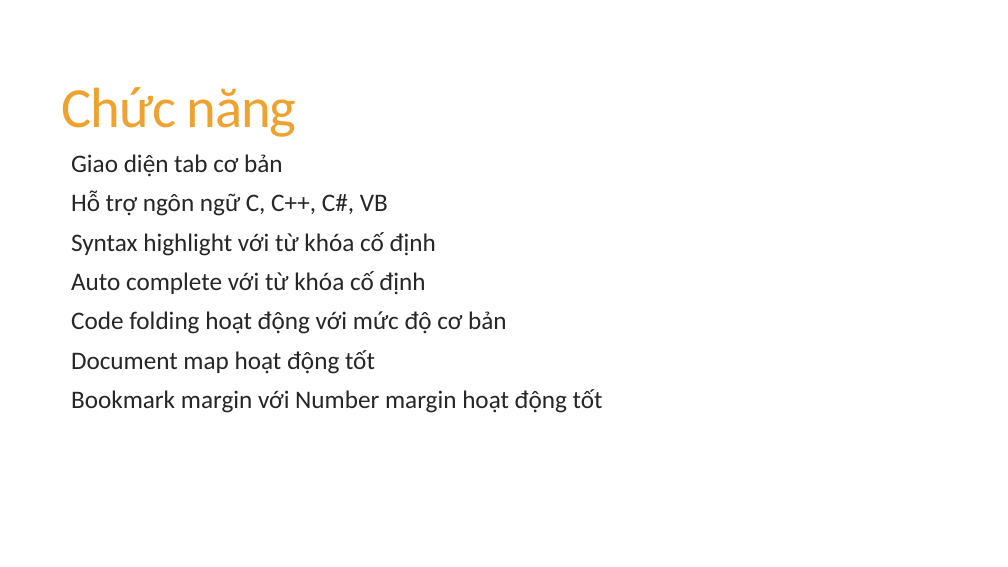
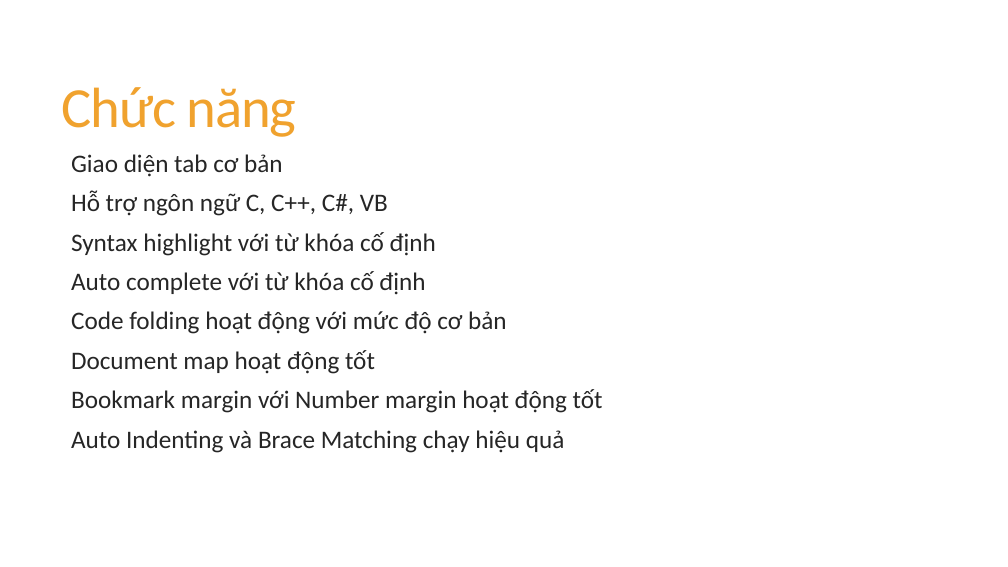
Before and after one commit to izzeroone/SNotepad-, a slide deck: slide 18 of Bao cao do an.pptx. Drawn at 1008x567 pixels with LibreOffice and Linux fonts; fonts in the diff are those of the drawing. Boxes give left, top, right and bottom in pixels: in the first picture for what was removed or moved away, otherwise in the second. Text is boxed around its words. In the diff, an @@ line names an element or a change of style, - is before the commit and + after.

```diff
--- a/Bao cao do an.pptx
+++ b/Bao cao do an.pptx
@@ text at bbox=[71, 430, 565, 453]: paragraph added @@
+  Auto Indenting và Brace Matching chạy hiệu quả
```
Also in this commit, not shown: 3 other files.
